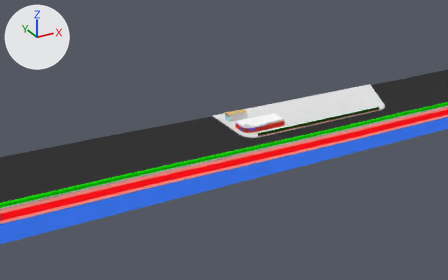
Renders of the Blender file Assets/boardwalkLayout.blend from each side of a commit.
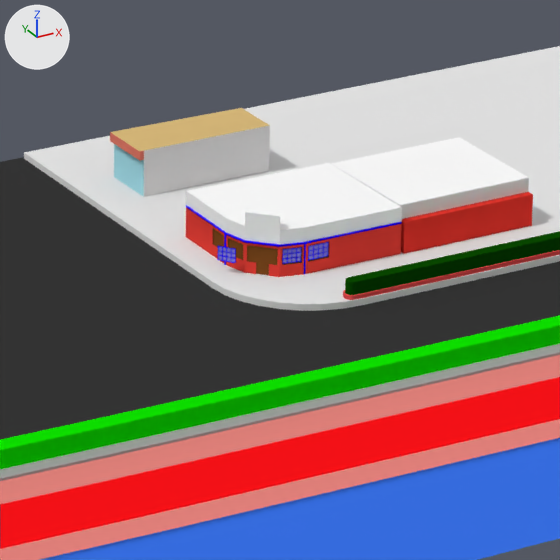
Old and new are each drawn from a 50 mm lens placed at (-27.2, -85.9, 42.9), pointed at (21.8, 3.1, -1.6) and again close up on the part from 47% to 64% of the width and 34% to 62% of the height. The lights are fixed; the arrows at upper left show +X, +Y and +Z.

Names of what the first close-up shows: 'B Block', 'B_Baci', 'B_Francos', 'B_Luce', 'B_Luce_Window.003', 'Buffer', 'SatMap', 'Street Layout'.
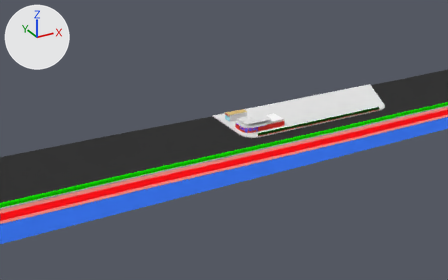
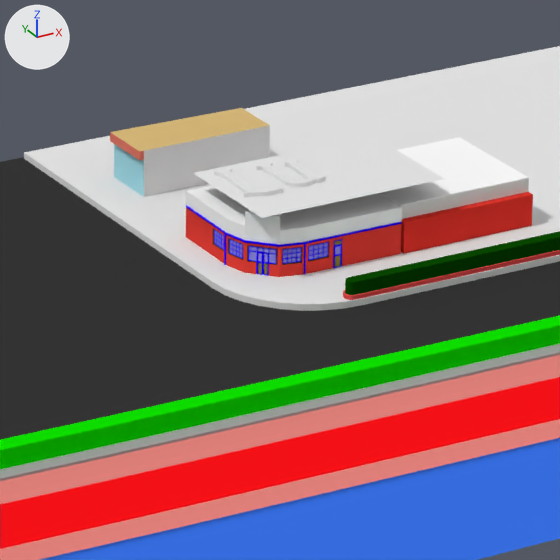
Location of each change, (x1, y1, x2, y2) in pixels of the close-ups (560 x 560 px):
'Luce Sign Guide', added: after (193, 136, 444, 218)
'LuceSign_U', added: after (256, 159, 326, 187)
'LuceSign_L', added: after (214, 168, 282, 197)
'B_Luce_Window.000', added (blue): after (248, 246, 277, 276)
    faces in mat_window (blue #8d89e7): (249, 247, 276, 263)
    faces in mat_lucetrim (its picture is missing): (248, 246, 277, 276)
'B_Luce_Window.003', moved, turned: before (217, 246, 236, 263); after (229, 239, 243, 259)
'B_Luce_SideDoor', added: after (333, 239, 342, 268)
'B_Luce_Window.004', added: after (214, 229, 224, 250)

Patch to the scene script:
```diff
--- a/Assets/boardwalkLayout.blend.py
+++ b/Assets/boardwalkLayout.blend.py
@@ me_plane_015 @@
+me_plane_015.from_pydata([(-26.422, -0.169, -3.785), (-25.888, -0.169, -3.785), (-26.422, 0.169, -3.785), (-25.888, 0.169, -3.785)], [], [(0, 1, 3, 2)])
+me_plane_015.materials.append(mat_lucesignguide)  # its picture is missing
@@ ob_b_luce_window_003 @@
 ob_b_luce_window_003.parent = ob_b_luce
-ob_b_luce_window_003.location = (-0.377, 0.0555, -0.047)
-ob_b_luce_window_003.rotation_euler = (1.571, 0.0, -0.939)  # degrees (90, 0, -54)
+ob_b_luce_window_003.location = (-0.34, 0.0701, -0.0442)
+ob_b_luce_window_003.rotation_euler = (1.571, 0.0, -1.343)  # degrees (90, 0, -77)
 ob_b_luce_window_003.scale = (0.915, 1.36, 1.0)
@@ ob_b_luce_window_004 @@
+ob_b_luce_window_004 = bpy.data.objects.new('B_Luce_Window.004', me_plane_010)  # 160 vertices, 143 faces; spans x -0.0234..0.0301, y -0.0106..0.0182, z 0.0..0.0008; in mat_lucetrim (its picture is missing), mat_window (blue #8d89e7)
+ob_b_luce_window_004.parent = ob_b_luce
+ob_b_luce_window_004.location = (-0.346, 0.143, -0.0444)
+ob_b_luce_window_004.rotation_euler = (1.571, 0.0, -1.582)  # degrees (90, 0, -91)
+ob_b_luce_window_004.scale = (0.915, 1.36, 1.0)
@@ ob_b_luce_window_000 @@
+ob_b_luce_window_000 = bpy.data.objects.new('B_Luce_Window.000', me_plane_011)  # 144 vertices, 123 faces; spans x -0.0358..0.0443, y -0.0344..0.0193, z -0.0031..-0.0006; in mat_lucetrim (its picture is missing), mat_window (blue #8d89e7), mat_lucedoor (yellow #857834)
+ob_b_luce_window_000.parent = ob_b_luce
+ob_b_luce_window_000.location = (-0.306, 0.00337, -0.0456)
+ob_b_luce_window_000.rotation_euler = (1.564, 0.0, -0.796)  # degrees (90, 0, -46)
+ob_b_luce_window_000.scale = (0.915, 1.36, 1.0)
@@ ob_b_luce_sidedoor @@
+ob_b_luce_sidedoor = bpy.data.objects.new('B_Luce_SideDoor', me_plane_013)  # 64 vertices, 49 faces; spans x -0.0121..0.0145, y -0.0344..0.0193, z -0.0027..-0.0014; in mat_lucetrim (its picture is missing), mat_window (blue #8d89e7), mat_lucedoor (yellow #857834)
+ob_b_luce_sidedoor.parent = ob_b_luce
+ob_b_luce_sidedoor.location = (-0.116, -0.0512, -0.0448)
+ob_b_luce_sidedoor.rotation_euler = (1.564, 0.0, 0.0105)  # degrees (90, 0, 0.6)
+ob_b_luce_sidedoor.scale = (0.915, 1.36, 1.0)
@@ ob_luce_sign_guide @@
+ob_luce_sign_guide = bpy.data.objects.new('Luce Sign Guide', me_plane_015)
+ob_luce_sign_guide.parent = ob_b_luce
+ob_luce_sign_guide.location = (26.08, 0.118, 3.871)
@@ ob_lucesign_l @@
+ob_lucesign_l = bpy.data.objects.new('LuceSign_L', me_mesh)  # 384 vertices, 194 faces; spans x -0.37..0.7, y -0.83..1.01, z -0.01..0.1
+ob_lucesign_l.location = (25.14, 1.96, 1.98)
@@ ob_lucesign_u @@
+ob_lucesign_u = bpy.data.objects.new('LuceSign_U', me_mesh_001)  # 576 vertices, 290 faces; spans x -0.62..0.54, y -0.84..0.71, z 0.13..0.23
+ob_lucesign_u.location = (26.62, 2.06, 1.84)
```
